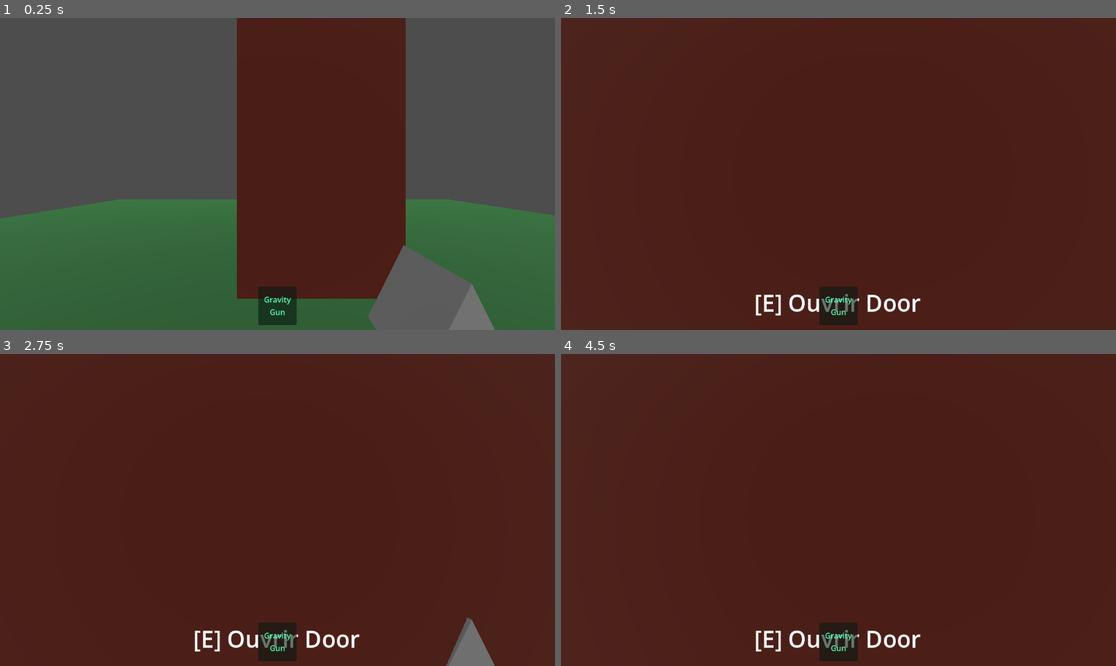
Above: before the commit, frames 1-4 (two rows, left to right).
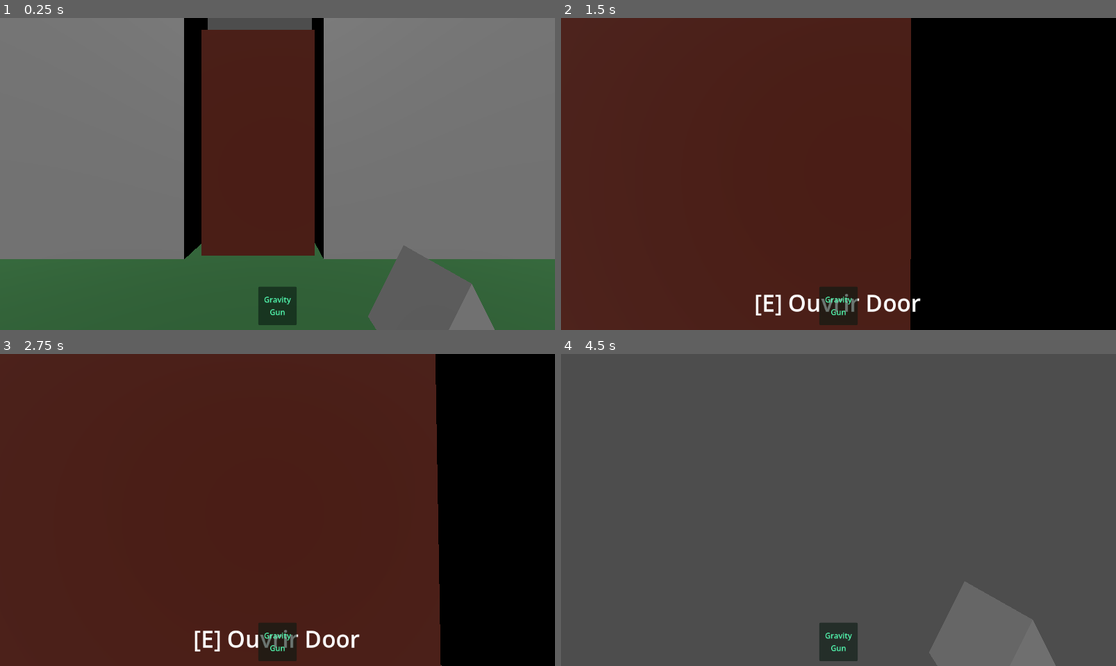
Above: after the commit, the same moments.

Repository: TheObtey/overhead-prototype
Game: Godot game, scene res://scenes/main/ElouanGamingRoom.tscn
The game is run twice, just before and just after one commit, with the same random seed, the same clock (stepped at 60 frames per second) and the same inputs. This scene is started directly instead of the project's main scene.
Inputs (mouse positions are in pixels of both pictures, inside the frame that each line leads up to):
- Up to frame 1 (0.25 s): no input
- Up to frame 2 (1.5 s): tap Enter at 0.5 s; move the mouse to (866, 174) at 0.52 s; hold W (move_forward) from 0.53 s (still down); tap E (interact) at 0.6 s; tap Space (jump) at 0.77 s; move the mouse to (810, 174) at 1.27 s; click (810, 174) at 1.35 s
- Up to frame 3 (2.75 s): keep holding W (move_forward); tap Space (jump) at 1.52 s; move the mouse to (288, 503) at 2.02 s; right-click (288, 503) at 2.1 s
- Up to frame 4 (4.5 s): keep holding W (move_forward); tap Space (jump) at 2.75, 3.02, 3.77 s; move the mouse to (832, 516) at 2.77 s; tap E (interact) at 2.85 s; move the mouse to (877, 513) at 3.52 s; click (877, 513) at 3.6 s; move the mouse to (794, 506) at 4.27 s; right-click (794, 506) at 4.35 s

The runs differ from the first frame. In frame 1, 70% of the frame differs, in the area x 0-100%, y 0-90%; in frame 2, 37%; in frame 3, 21%; in frame 4, 99%, in the area x 0-100%, y 0-100%.

Commit message:
Update Interaction Test Scene

Diff:
--- a/scenes/entities/Door/Door.gd
+++ b/scenes/entities/Door/Door.gd
@@ -9,9 +9,16 @@
 		return "Fermer " + sEntityName
 
 func Interact(pPlayer: CharacterBody3D) -> void:
-	if isOpen == false:
-		isOpen = true
-		print("Ouverture de la porte")
+	toggle_door()
+
+func toggle_door():
+	var tween = create_tween()
+	tween.set_ease(Tween.EASE_OUT)
+	tween.set_trans(Tween.TRANS_CUBIC)
+
+	if not isOpen:
+		tween.tween_property(self, "rotation_degrees:y", 90.0, 0.6)
 	else:
-		isOpen = false
-		print("Fermeture de la porte")
+		tween.tween_property(self, "rotation_degrees:y", 0.0, 0.6)
+
+	isOpen = !isOpen
--- a/scenes/entities/Door/Door.tscn
+++ b/scenes/entities/Door/Door.tscn
@@ -14,7 +14,7 @@
 transform = Transform3D(1, 0, 0, 0, 1, 0, 0, 0, 1, 0, 2.015851, 0)
 
 [node name="CSGBox3D" type="CSGBox3D" parent="Visuals" index="0" unique_id=1221858167]
-transform = Transform3D(1, 0, 0, 0, 1, 0, 0, 0, 1, 0, -0.026476264, 0)
+transform = Transform3D(1, 0, 0, 0, 1, 0, 0, 0, 1, 1, 0, 0)
 use_collision = true
 size = Vector3(2, 4, 0.1)
 material = SubResource("StandardMaterial3D_b5l2o")
--- a/scenes/main/ElouanGamingRoom.tscn
+++ b/scenes/main/ElouanGamingRoom.tscn
@@ -6,13 +6,15 @@
 [sub_resource type="StandardMaterial3D" id="StandardMaterial3D_ta4rn"]
 albedo_color = Color(0.16335335, 0.38489646, 0.19509748, 1)
 
+[sub_resource type="BoxMesh" id="BoxMesh_ta4rn"]
+
 [node name="ElouanGamingRoom" type="Node3D" unique_id=1005311978]
 
 [node name="EntityBase" parent="." unique_id=108843216 instance=ExtResource("1_ta4rn")]
-transform = Transform3D(1, 0, 0, 0, 1, 0, 0, 0, 1, 0.15674722, 0.13181221, -0.2099421)
+transform = Transform3D(1, 0, 0, 0, 1, 0, 0, 0, 1, -0.5367662, 0.13181221, -0.2099421)
 
 [node name="PlayerBase" parent="." unique_id=632260283 instance=ExtResource("2_830eq")]
-transform = Transform3D(1, 0, 0, 0, 1, 0, 0, 0, 1, -0.36152947, 1.3887985, 2.2502694)
+transform = Transform3D(1, 0, 0, 0, 1, 0, 0, 0, 1, 0.8065225, 1.3887985, 3.4357393)
 
 [node name="CSGBox3D" type="CSGBox3D" parent="." unique_id=15781851]
 transform = Transform3D(20, 0, 0, 0, 0.1, 0, 0, 0, 20, 0, 0, 0)
@@ -21,3 +23,11 @@
 
 [node name="DirectionalLight3D" type="DirectionalLight3D" parent="." unique_id=1850089078]
 transform = Transform3D(1, 0, 0, 0, 0.5732047, 0.81941223, 0, -0.81941223, 0.5732047, 0, 7.6843376, 23.793987)
+
+[node name="MeshInstance3D" type="MeshInstance3D" parent="." unique_id=1634388976]
+transform = Transform3D(7.2523, 0, 0, 0, 4.4971094, 0, 0, 0, 1, -4.167117, 2.6115246, 0)
+mesh = SubResource("BoxMesh_ta4rn")
+
+[node name="MeshInstance3D2" type="MeshInstance3D" parent="." unique_id=1383973598]
+transform = Transform3D(7.2523, 0, 0, 0, 4.4971094, 0, 0, 0, 1, 5.101193, 2.6115246, 0)
+mesh = SubResource("BoxMesh_ta4rn")
